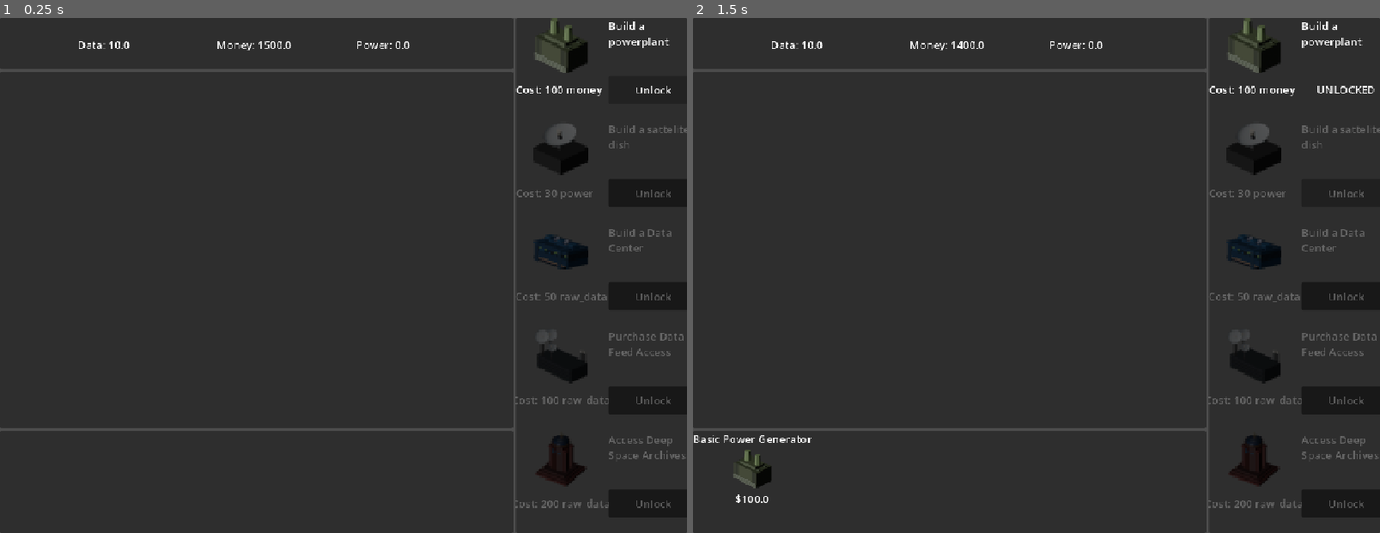
Above: before the commit, frames 1-2 (left to right).
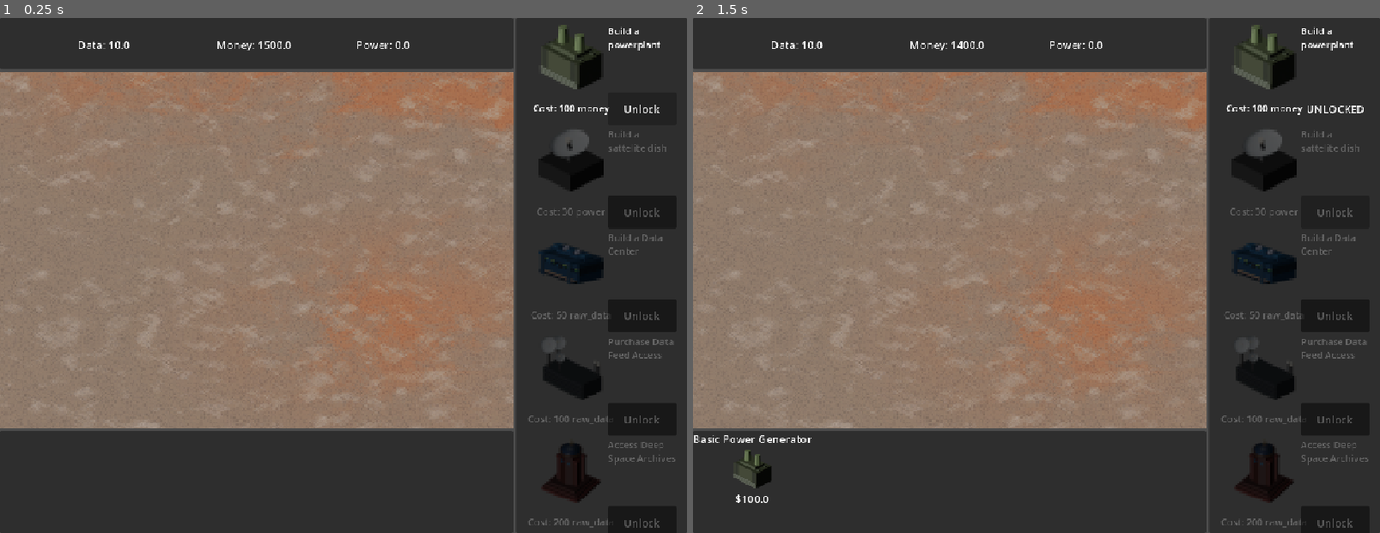
Above: after the commit, the same moments.

Repository: 23edsa/LDJAM_59
Game: Godot game, scene res://Scenes/Main.tscn
Same seed, same stepped clock (60 frames per second), same inputs: the game is played once before the commit and once after it. The engine's default icon, where the game draws it, is replaced by a stand-in: a white triangle on a blue panel in a dark square. Sound files missing from this copy of the repository are replaced by a short silence.
Inputs:
- Up to frame 1 (0.25 s): no input
- Up to frame 2 (1.5 s): click "Unlock" at 0.5 s; click "Unlock" at 1.25 s

The runs differ from the first frame. In frame 1, 56% of the frame differs, in the area x 0-100%, y 0-99%; in frame 2, 56%.

Commit message:
Added sounds

Diff:
--- a/Scenes/Main.tscn
+++ b/Scenes/Main.tscn
@@ -11,7 +11,8 @@
 [ext_resource type="PackedScene" uid="uid://dbcp3x4ql3s5l" path="res://Scenes/Managers/Resource_manager.tscn" id="11_4kpch"]
 [ext_resource type="Resource" uid="uid://dgkirji3wgjyi" path="res://Scenes/Milestones/Milestone_data_broker.tres" id="12_2w5on"]
 [ext_resource type="Resource" uid="uid://c24uenhrn6jis" path="res://Scenes/Milestones/Milestone_signal_archive.tres" id="12_erwvk"]
-[ext_resource type="PackedScene" path="res://Scenes/Managers/New_level_manager.tscn" id="12_grg3l"]
+[ext_resource type="PackedScene" uid="uid://bje5xsl6q8imc" path="res://Scenes/Managers/New_level_manager.tscn" id="12_grg3l"]
+[ext_resource type="Texture2D" uid="uid://shph7xago35b" path="res://Assets/Background.png" id="13_frkhe"]
 
 [node name="Main" type="Node2D" unique_id=1727471405]
 script = ExtResource("1_idj7w")
@@ -59,6 +60,18 @@
 layout_mode = 2
 resource_manager = NodePath("../../ResourcePanel/ResourceManager")
 
+[node name="Control" type="Control" parent="MainUI/Background/MilestoneSplit/LeftSide/LevelManagerPanel" unique_id=1348006237]
+layout_mode = 2
+
+[node name="TextureRect" type="TextureRect" parent="MainUI/Background/MilestoneSplit/LeftSide/LevelManagerPanel/Control" unique_id=780015458]
+layout_mode = 1
+anchors_preset = 15
+anchor_right = 1.0
+anchor_bottom = 1.0
+grow_horizontal = 2
+grow_vertical = 2
+texture = ExtResource("13_frkhe")
+
 [node name="BuildingsManagerPanel" type="PanelContainer" parent="MainUI/Background/MilestoneSplit/LeftSide" unique_id=1879855909]
 layout_mode = 2
 size_flags_vertical = 3
--- a/Scenes/Milestone_card.tscn
+++ b/Scenes/Milestone_card.tscn
@@ -12,43 +12,56 @@
 script = ExtResource("1_y5nrr")
 my_milestone = ExtResource("2_0vaso")
 
-[node name="VBoxContainer" type="VBoxContainer" parent="." unique_id=1633027386]
+[node name="MarginContainer" type="MarginContainer" parent="." unique_id=455279317]
 layout_mode = 0
-offset_right = 272.0
-offset_bottom = 128.0
+offset_left = 21.0
+offset_right = 250.0
+offset_bottom = 170.0
+theme_override_constants/margin_left = 10
+theme_override_constants/margin_top = 10
+theme_override_constants/margin_right = 10
+theme_override_constants/margin_bottom = 10
 
-[node name="Top" type="HBoxContainer" parent="VBoxContainer" unique_id=1706019592]
+[node name="VBoxContainer" type="VBoxContainer" parent="MarginContainer" unique_id=1633027386]
+layout_mode = 2
+
+[node name="Top" type="HBoxContainer" parent="MarginContainer/VBoxContainer" unique_id=1706019592]
 layout_mode = 2
 size_flags_vertical = 3
 
-[node name="HBoxContainer" type="HBoxContainer" parent="VBoxContainer/Top" unique_id=1416248204]
+[node name="HBoxContainer" type="HBoxContainer" parent="MarginContainer/VBoxContainer/Top" unique_id=1416248204]
 layout_mode = 2
 size_flags_horizontal = 3
 
-[node name="TextureRect" type="TextureRect" parent="VBoxContainer/Top/HBoxContainer" unique_id=606507812]
+[node name="TextureRect" type="TextureRect" parent="MarginContainer/VBoxContainer/Top/HBoxContainer" unique_id=606507812]
 layout_mode = 2
 size_flags_horizontal = 3
 texture = ExtResource("1_7ht2n")
 expand_mode = 1
 stretch_mode = 5
 
-[node name="RichTextLabel" type="RichTextLabel" parent="VBoxContainer/Top/HBoxContainer" unique_id=461976156]
+[node name="RichTextLabel" type="RichTextLabel" parent="MarginContainer/VBoxContainer/Top/HBoxContainer" unique_id=461976156]
 layout_mode = 2
 size_flags_horizontal = 3
+theme_override_font_sizes/normal_font_size = 14
+theme_override_font_sizes/bold_font_size = 14
+theme_override_font_sizes/bold_italics_font_size = 14
+theme_override_font_sizes/italics_font_size = 14
+theme_override_font_sizes/mono_font_size = 14
 text = "This is a milestone description
 "
 
-[node name="Bottom" type="HBoxContainer" parent="VBoxContainer" unique_id=705218107]
+[node name="Bottom" type="HBoxContainer" parent="MarginContainer/VBoxContainer" unique_id=705218107]
 layout_mode = 2
 size_flags_vertical = 3
 size_flags_stretch_ratio = 0.5
 
-[node name="Control2" type="Control" parent="VBoxContainer/Bottom" unique_id=460665615]
+[node name="Control2" type="Control" parent="MarginContainer/VBoxContainer/Bottom" unique_id=460665615]
 layout_mode = 2
 size_flags_horizontal = 3
 size_flags_stretch_ratio = 0.5
 
-[node name="HBoxContainer" type="HBoxContainer" parent="VBoxContainer/Bottom/Control2" unique_id=1602994169]
+[node name="HBoxContainer" type="HBoxContainer" parent="MarginContainer/VBoxContainer/Bottom/Control2" unique_id=1602994169]
 layout_mode = 1
 anchors_preset = 15
 anchor_right = 1.0
@@ -56,24 +69,27 @@
 grow_horizontal = 2
 grow_vertical = 2
 
-[node name="Label" type="Label" parent="VBoxContainer/Bottom/Control2/HBoxContainer" unique_id=593378258]
+[node name="Label" type="Label" parent="MarginContainer/VBoxContainer/Bottom/Control2/HBoxContainer" unique_id=593378258]
 layout_mode = 2
+theme_override_font_sizes/font_size = 14
 text = "Cost:"
 
-[node name="Cost" type="Label" parent="VBoxContainer/Bottom/Control2/HBoxContainer" unique_id=626308114]
+[node name="Cost" type="Label" parent="MarginContainer/VBoxContainer/Bottom/Control2/HBoxContainer" unique_id=626308114]
 layout_mode = 2
+theme_override_font_sizes/font_size = 14
 text = "100"
 
-[node name="Currency" type="Label" parent="VBoxContainer/Bottom/Control2/HBoxContainer" unique_id=614190506]
+[node name="Currency" type="Label" parent="MarginContainer/VBoxContainer/Bottom/Control2/HBoxContainer" unique_id=614190506]
 layout_mode = 2
+theme_override_font_sizes/font_size = 14
 text = "money"
 
-[node name="Control" type="Control" parent="VBoxContainer/Bottom" unique_id=1119918282]
+[node name="Control" type="Control" parent="MarginContainer/VBoxContainer/Bottom" unique_id=1119918282]
 layout_mode = 2
 size_flags_horizontal = 3
 size_flags_stretch_ratio = 0.5
 
-[node name="Button" type="Button" parent="VBoxContainer/Bottom/Control" unique_id=1908049794]
+[node name="Button" type="Button" parent="MarginContainer/VBoxContainer/Bottom/Control" unique_id=1908049794]
 layout_mode = 1
 anchors_preset = 15
 anchor_right = 1.0
@@ -82,4 +98,4 @@
 grow_vertical = 2
 text = "Unlock"
 
-[connection signal="pressed" from="VBoxContainer/Bottom/Control/Button" to="." method="_on_button_pressed"]
+[connection signal="pressed" from="MarginContainer/VBoxContainer/Bottom/Control/Button" to="." method="_on_button_pressed"]
--- /dev/null
+++ b/Scripts/AudioManager.gd
@@ -0,0 +1,48 @@
+extends Node
+
+var sounds: Dictionary = {
+	"bgm": preload("res://Assets/Audio/Signal_02_eq.mp3"),
+	"deconstruct": preload("res://Assets/Audio/building_destroy.wav"),
+	"pickup": preload("res://Assets/Audio/Pickup.wav"),
+	"construct": preload("res://Assets/Audio/Construct.wav"),
+	"click": preload("res://Assets/Audio/Click.wav"),
+	"pop": preload("res://Assets/Audio/pop_2.wav")
+}
+var music_volume = 0.3
+var sfx_volume = 0.3
+
+
+
+
+func play_bgm():
+	var bgm_player = AudioStreamPlayer.new()
+	add_child(bgm_player)
+	bgm_player.stream = sounds["bgm"]
+	bgm_player.volume_linear = music_volume
+	bgm_player.play()
+	bgm_player.finished.connect(bgm_player.play)
+
+
+func _input(event):
+	if event is InputEventMouseButton:
+		if event.pressed and event.button_index == MOUSE_BUTTON_LEFT:
+			play_sfx("click")
+
+
+func play_sfx(sound_name: String):
+
+	if not sounds.has(sound_name):
+		push_error("AudioManager: Sound '" + sound_name + "' not found!")
+		return
+
+	var player = AudioStreamPlayer.new()
+
+	player.stream = sounds[sound_name]
+	player.pitch_scale = randf_range(0.9,1.1)
+	player.volume_linear = sfx_volume
+
+
+	add_child(player)
+	player.play()
+
+	player.finished.connect(player.queue_free)
--- a/Scripts/basic_building.gd
+++ b/Scripts/basic_building.gd
@@ -115,6 +115,7 @@
 
 	is_working = false
 	try_start_generation()
+	AudioManager.play_sfx("pop")
 
 
 
--- a/Scripts/level_manager.gd
+++ b/Scripts/level_manager.gd
@@ -4,6 +4,8 @@
 @export var grid_size = Vector2(64,64)
 var occupied_cells:Dictionary = {}
 var moving_building_data:Dictionary = {}
+
+var moving_continues:bool = false
 
 var ghost_preview:TextureRect
 var current_hovered_cell: Vector2 = Vector2(-999, -999)
@@ -25,6 +27,7 @@
 	if typeof(data) == TYPE_DICTIONARY and data.has("is_move"):
 		is_moving_building = true
 
+
 	if is_new_building or is_moving_building:
 		var target_grid_pos = get_grid_position(at_position)
 
@@ -35,6 +38,9 @@
 		ghost_preview.size = grid_size
 		ghost_preview.visible = true
 		ghost_preview.move_to_front()
+		if not moving_continues:
+			AudioManager.play_sfx("pickup")
+		moving_continues = true
 
 		# Check if the cell is blocked
 		if occupied_cells.has(target_grid_pos):
@@ -75,7 +81,8 @@
 		occupied_cells[target_grid_pos] = building
 
 		moving_building_data = {}
-
+	moving_continues = false
+	AudioManager.play_sfx("construct")
 	update_local_adjacencies(target_grid_pos)
 	ghost_preview.visible = false
 
@@ -97,6 +104,9 @@
 				resource_manager.resources["money"] += building.refund_value
 
 			building.queue_free()
+			moving_continues = false
+			AudioManager.play_sfx("deconstruct")
+
 			moving_building_data = {}
 		TooltipManager.hide_tooltip()
 
@@ -123,6 +133,7 @@
 		return moving_building_data
 	update_local_adjacencies(grid_pos)
 	TooltipManager.hide_tooltip()
+
 	return null
 
 
--- a/Scripts/main_ui.gd
+++ b/Scripts/main_ui.gd
@@ -26,6 +26,7 @@
 		milestone_card.setup(milestone)
 		milestone_card.unlock_requested.connect(_on_milestone_unlock_requested)
 		milestone_card.resource_manager = resource_manager
+		AudioManager.play_bgm()
 
 func unlock_building(building:BuildingData):
 	if not unlocked_buildings.has(building):
--- a/Scripts/milestone_card.gd
+++ b/Scripts/milestone_card.gd
@@ -12,10 +12,10 @@
 
 func setup(milestone):
 	my_milestone = milestone
-	$VBoxContainer/Top/HBoxContainer/RichTextLabel.text = milestone.display_name
-	$VBoxContainer/Top/HBoxContainer/TextureRect.texture = milestone.building_to_unlock.icon
-	$VBoxContainer/Bottom/Control2/HBoxContainer/Cost.text = str(milestone.resource_cost)
-	$VBoxContainer/Bottom/Control2/HBoxContainer/Currency.text = milestone.resource_type
+	$MarginContainer/VBoxContainer/Top/HBoxContainer/RichTextLabel.text = milestone.display_name
+	$MarginContainer/VBoxContainer/Top/HBoxContainer/TextureRect.texture = milestone.building_to_unlock.icon
+	$MarginContainer/VBoxContainer/Bottom/Control2/HBoxContainer/Cost.text = str(milestone.resource_cost)
+	$MarginContainer/VBoxContainer/Bottom/Control2/HBoxContainer/Currency.text = milestone.resource_type
 	resources[milestone.resource_type] = milestone.resource_cost
 
 func _process(delta):
@@ -31,11 +31,11 @@
 		milestone_unlocked = true
 		unlock_requested.emit(my_milestone)
 		modulate = Color(1,1,1,1)
-		$VBoxContainer/Bottom/Control/Button.queue_free()
+		$MarginContainer/VBoxContainer/Bottom/Control/Button.queue_free()
 		var unlocked_label:Label = Label.new()
 		unlocked_label.text = "UNLOCKED"
 		unlocked_label.horizontal_alignment = HORIZONTAL_ALIGNMENT_CENTER
 		unlocked_label.vertical_alignment = VERTICAL_ALIGNMENT_CENTER
 		unlocked_label.set_anchors_preset(Control.PRESET_FULL_RECT)
-		$VBoxContainer/Bottom/Control.add_child(unlocked_label)
+		$MarginContainer/VBoxContainer/Bottom/Control.add_child(unlocked_label)
 	else: print("you dont have enough to unlock this")
--- /dev/null
+++ b/new_script.gd
@@ -0,0 +1,11 @@
+extends Node
+
+
+# Called when the node enters the scene tree for the first time.
+func _ready():
+	pass # Replace with function body.
+
+
+# Called every frame. 'delta' is the elapsed time since the previous frame.
+func _process(delta):
+	pass
--- a/project.godot
+++ b/project.godot
@@ -18,6 +18,7 @@
 [autoload]
 
 TooltipManager="*uid://d07iyqv27tfl2"
+AudioManager="*uid://cxihegqkxj8go"
 
 [display]
 
Not shown, added: Assets/Audio/Click.wav.import
Not shown, added: Assets/Audio/Construct.wav.import
Not shown, added: Assets/Audio/Pickup.wav.import
Not shown, added: Assets/Audio/Pop.wav.import
Not shown, added: Assets/Audio/Signal_02_eq.mp3.import
Not shown, added: Assets/Audio/building_destroy.wav.import
Not shown, added: Assets/Audio/pop_2.wav.import
Binary file added: Assets/Background.png
Not shown, changed: Assets/Background.png.import
Not shown, added: Scripts/AudioManager.gd.uid
Not shown, added: export_presets.cfg
Not shown, added: new_script.gd.uid
(and 7 more such lines)
